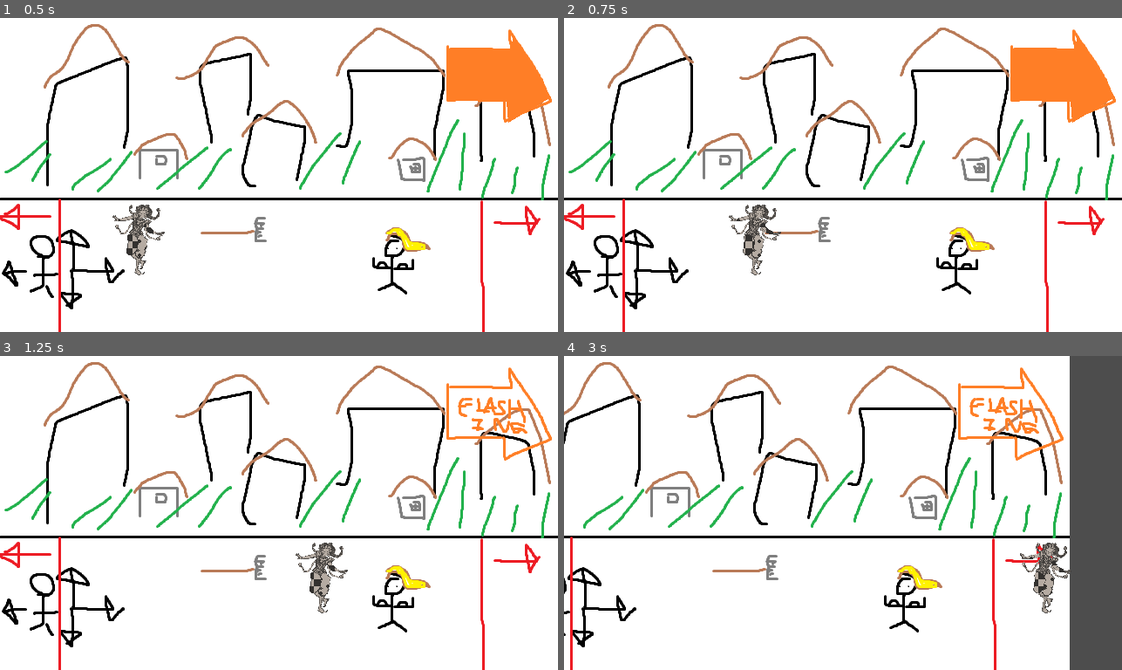
Above: before the commit, frames 1-4 (two rows, left to right).
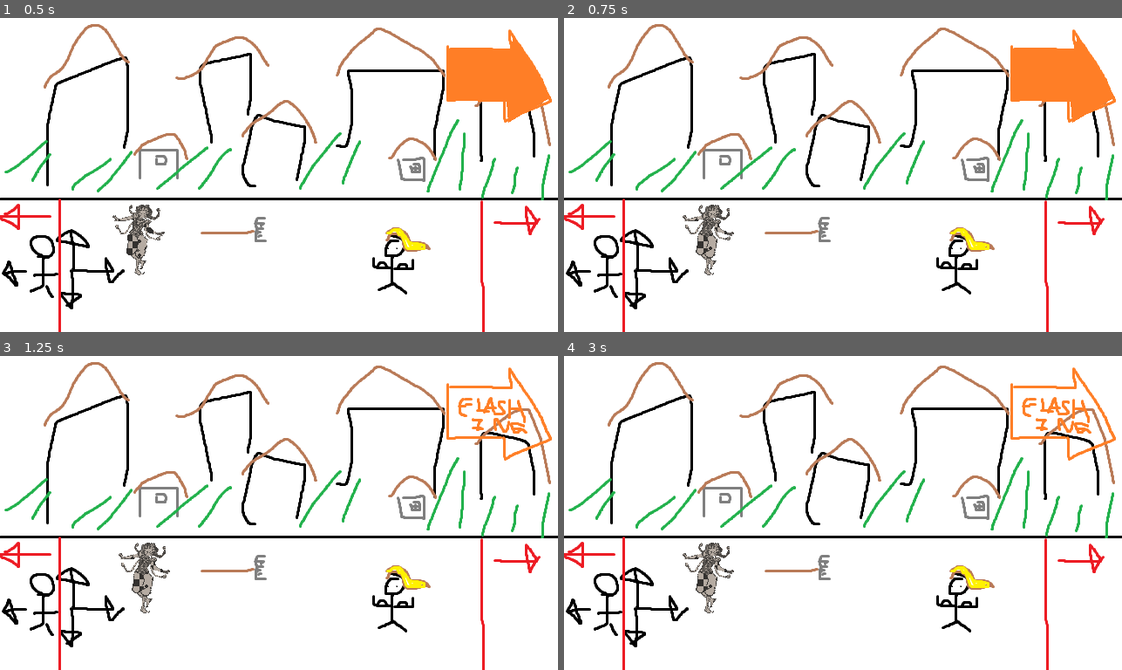
Above: after the commit, the same moments.

Repository: danielday-dev/UOP-GGJ-2024
Game: Godot game, scene res://Scenes/Stage1.tscn
Same seed, same stepped clock (60 frames per second), same inputs: the game is played once before the commit and once after it.
Inputs:
- Up to frame 1 (0.5 s): no input
- Up to frame 2 (0.75 s): tap Enter at 0.5 s; hold D (move_right) from 0.53 s (still down); hold J (dodge, bound only after the commit) from 0.53 s (still down)
- Up to frame 3 (1.25 s): keep holding D (move_right); keep holding J (dodge, bound only after the commit); tap U (attack1, bound only after the commit) at 0.8 s
- Up to frame 4 (3 s): release D (move_right) at 1.28 s; release J (dodge, bound only after the commit) at 1.28 s; hold S (move_down) 1.28-2.03 s; tap U (attack1, bound only after the commit) at 1.35 s; tap I (attack2, bound only after the commit) at 1.55 s; hold D (move_right) 2.03-2.78 s; hold I (attack2, bound only after the commit) 2.03-2.78 s; tap K (beans, bound only after the commit) at 2.3, 2.85 s; hold W (move_up) from 2.78 s (still down)

Frame 1 is identical in both runs. In frame 2, 1.5% of the frame differs, in the area x 21-39%, y 59-82%; in frame 3, 1.5%; in frame 4, 24%, in the area x 0-100%, y 0-100%.

Commit message:
added a lot to enemies and started work on their control

Diff:
--- /dev/null
+++ b/Prefabs/Enemy.tscn
@@ -0,0 +1,61 @@
+[gd_scene load_steps=8 format=3 uid="uid://ymj72rk301d8"]
+
+[ext_resource type="Script" path="res://Source/Enemy.gd" id="1_clj3o"]
+[ext_resource type="Texture2D" uid="uid://bt6u3q54udja6" path="res://Resources/DefaultTexture.png" id="1_oyk4n"]
+[ext_resource type="Script" path="res://Resources/AttackInfo.gd" id="2_bf8y4"]
+
+[sub_resource type="Resource" id="Resource_m1hbh"]
+script = ExtResource("2_bf8y4")
+range = 0.0
+speedMulitplier = 0.0
+animation = &""
+priority = 0.0
+damage = 0.0
+hurtboxName = &""
+nextState = 0
+
+[sub_resource type="SpriteFrames" id="SpriteFrames_peagi"]
+animations = [{
+"frames": [],
+"loop": true,
+"name": &"idle",
+"speed": 5.0
+}, {
+"frames": [],
+"loop": true,
+"name": &"lightAttack",
+"speed": 5.0
+}, {
+"frames": [{
+"duration": 1.0,
+"texture": ExtResource("1_oyk4n")
+}],
+"loop": true,
+"name": &"moving",
+"speed": 5.0
+}]
+
+[sub_resource type="CapsuleShape2D" id="CapsuleShape2D_2ac44"]
+
+[sub_resource type="RectangleShape2D" id="RectangleShape2D_y3ru7"]
+size = Vector2(20, 36)
+
+[node name="Enemy" type="CharacterBody2D"]
+script = ExtResource("1_clj3o")
+SPEED = null
+momentumDampening = null
+Attacks = Array[ExtResource("2_bf8y4")]([SubResource("Resource_m1hbh")])
+
+[node name="Sprite" type="AnimatedSprite2D" parent="."]
+texture_filter = 1
+sprite_frames = SubResource("SpriteFrames_peagi")
+animation = &"idle"
+
+[node name="Collider_Body" type="CollisionShape2D" parent="."]
+shape = SubResource("CapsuleShape2D_2ac44")
+
+[node name="EnemyHitbox" type="Area2D" parent="."]
+
+[node name="HitboxCollider" type="CollisionShape2D" parent="EnemyHitbox"]
+position = Vector2(0, 1)
+shape = SubResource("RectangleShape2D_y3ru7")
--- a/Prefabs/Player.tscn
+++ b/Prefabs/Player.tscn
@@ -1,23 +1,66 @@
-[gd_scene load_steps=6 format=3 uid="uid://w0vu14krjed8"]
+[gd_scene load_steps=11 format=3 uid="uid://w0vu14krjed8"]
 
 [ext_resource type="Script" path="res://Source/Player.gd" id="1_5tybj"]
 [ext_resource type="Texture2D" uid="uid://dcbfl12e1436o" path="res://Resources/Player/Player_Temp.png" id="2_e2lat"]
 [ext_resource type="Material" uid="uid://cwsdio01qvcmn" path="res://Resources/Player/Player_Shader.tres" id="2_se5sf"]
+[ext_resource type="Texture2D" uid="uid://qs87400yivoc" path="res://Resources/Player/Player_Mask_Grid.png" id="3_br0mr"]
+[ext_resource type="Texture2D" uid="uid://bt6u3q54udja6" path="res://Resources/DefaultTexture.png" id="4_74ljy"]
 
 [sub_resource type="SpriteFrames" id="SpriteFrames_l2o41"]
 animations = [{
 "frames": [{
 "duration": 1.0,
+"texture": ExtResource("3_br0mr")
+}],
+"loop": false,
+"name": &"beans",
+"speed": 5.0
+}, {
+"frames": [{
+"duration": 1.0,
+"texture": ExtResource("4_74ljy")
+}],
+"loop": false,
+"name": &"featherHeavy",
+"speed": 5.0
+}, {
+"frames": [{
+"duration": 1.0,
+"texture": ExtResource("4_74ljy")
+}],
+"loop": false,
+"name": &"featherLight",
+"speed": 5.0
+}, {
+"frames": [{
+"duration": 1.0,
 "texture": ExtResource("2_e2lat")
 }],
 "loop": true,
-"name": &"default",
+"name": &"idle",
+"speed": 5.0
+}, {
+"frames": [{
+"duration": 1.0,
+"texture": ExtResource("2_e2lat")
+}],
+"loop": true,
+"name": &"moving",
 "speed": 5.0
 }]
 
 [sub_resource type="CapsuleShape2D" id="CapsuleShape2D_65r7v"]
 radius = 14.0
 height = 34.0
+
+[sub_resource type="RectangleShape2D" id="RectangleShape2D_04agm"]
+size = Vector2(24, 32.75)
+
+[sub_resource type="RectangleShape2D" id="RectangleShape2D_5oplk"]
+size = Vector2(53, 20)
+
+[sub_resource type="RectangleShape2D" id="RectangleShape2D_8fcfc"]
+size = Vector2(59, 33)
 
 [node name="Player" type="CharacterBody2D"]
 script = ExtResource("1_5tybj")
@@ -28,6 +71,27 @@
 position = Vector2(1, -29)
 scale = Vector2(0.16, 0.16)
 sprite_frames = SubResource("SpriteFrames_l2o41")
+animation = &"beans"
 
 [node name="Collider_Body" type="CollisionShape2D" parent="."]
 shape = SubResource("CapsuleShape2D_65r7v")
+
+[node name="Hitbox" type="Area2D" parent="."]
+
+[node name="HitboxCollider" type="CollisionShape2D" parent="Hitbox"]
+position = Vector2(0, 0.625)
+shape = SubResource("RectangleShape2D_04agm")
+
+[node name="LightFeatherHurtbox" type="Area2D" parent="."]
+monitorable = false
+
+[node name="HurtboxCollider" type="CollisionShape2D" parent="LightFeatherHurtbox"]
+position = Vector2(37.5, 2)
+shape = SubResource("RectangleShape2D_5oplk")
+
+[node name="HeavyFeatherHurtbox" type="Area2D" parent="."]
+monitorable = false
+
+[node name="HurtboxCollider" type="CollisionShape2D" parent="HeavyFeatherHurtbox"]
+position = Vector2(40.5, 2.5)
+shape = SubResource("RectangleShape2D_8fcfc")
--- /dev/null
+++ b/Resources/AttackInfo.gd
@@ -0,0 +1,19 @@
+extends Resource
+class_name AttackInfo
+
+
+@export var range : float = 0
+@export var speedMulitplier : float = 0
+@export var animation : StringName = ""
+@export var priority : float = 0
+@export var damage : float = 0
+@export var hurtboxName : StringName = ""
+@export var nextState : EnemyState = EnemyState.Grounded
+
+enum EnemyState{
+	Grounded,
+	Airborne,
+	Attacking,
+	Stunned,
+	Prone,
+}
--- a/Scenes/Stage1.tscn
+++ b/Scenes/Stage1.tscn
@@ -32,37 +32,37 @@
 position = Vector2(1.19209e-07, 178)
 shape = SubResource("WorldBoundaryShape2D_1p385")
 
-[node name="Camera2D" type="Camera2D" parent="."]
+[node name="Camera" type="Camera2D" parent="."]
 script = ExtResource("3_lx5w6")
 
-[node name="GIANTORANGEARROW" type="Polygon2D" parent="Camera2D"]
+[node name="GIANTORANGEARROW" type="Polygon2D" parent="Camera"]
 position = Vector2(262, -60)
 color = Color(1, 0.498039, 0.152941, 1)
 polygon = PackedVector2Array(1, 0, -1, -24, -67, -25, -67, -85, 5, -84, 6, -102, 50, -29)
 
-[node name="ArrowTimer" type="Timer" parent="Camera2D/GIANTORANGEARROW"]
+[node name="ArrowTimer" type="Timer" parent="Camera/GIANTORANGEARROW"]
 autostart = true
 
-[node name="RightBorder" type="Area2D" parent="Camera2D"]
+[node name="RightBorder" type="Area2D" parent="Camera"]
 position = Vector2(-572, 209)
 
-[node name="CollisionShape2D" type="CollisionShape2D" parent="Camera2D/RightBorder"]
+[node name="CollisionShape2D" type="CollisionShape2D" parent="Camera/RightBorder"]
 position = Vector2(858, -104)
 shape = SubResource("RectangleShape2D_hww6s")
 
-[node name="Boundary4" type="CollisionShape2D" parent="Camera2D/RightBorder"]
+[node name="Boundary4" type="CollisionShape2D" parent="Camera/RightBorder"]
 position = Vector2(892, -96)
 rotation = -1.5708
 shape = SubResource("WorldBoundaryShape2D_1p385")
 
-[node name="LeftBorder" type="Area2D" parent="Camera2D"]
+[node name="LeftBorder" type="Area2D" parent="Camera"]
 position = Vector2(-286, 104.5)
 
-[node name="CollisionShape2D" type="CollisionShape2D" parent="Camera2D/LeftBorder"]
+[node name="CollisionShape2D" type="CollisionShape2D" parent="Camera/LeftBorder"]
 position = Vector2(1, 0.5)
 shape = SubResource("RectangleShape2D_81e8r")
 
-[node name="Boundary3" type="CollisionShape2D" parent="Camera2D/LeftBorder"]
+[node name="Boundary3" type="CollisionShape2D" parent="Camera/LeftBorder"]
 position = Vector2(-36, -4.5)
 rotation = 1.5708
 shape = SubResource("WorldBoundaryShape2D_1p385")
@@ -70,8 +70,12 @@
 [node name="Player" parent="." instance=ExtResource("1_qlw6n")]
 position = Vector2(-162, 102)
 
-[connection signal="timeout" from="Camera2D/GIANTORANGEARROW/ArrowTimer" to="Camera2D" method="_on_arrow_timer_timeout"]
-[connection signal="body_entered" from="Camera2D/RightBorder" to="Camera2D" method="_on_right_border_body_entered"]
-[connection signal="body_exited" from="Camera2D/RightBorder" to="Camera2D" method="_on_right_border_body_exited"]
-[connection signal="body_entered" from="Camera2D/LeftBorder" to="Camera2D" method="_on_left_border_body_entered"]
-[connection signal="body_exited" from="Camera2D/LeftBorder" to="Camera2D" method="_on_left_border_body_exited"]
+[node name="mobs" type="Node2D" parent="."]
+
+[node name="mobSpawnTimer" type="Timer" parent="mobs"]
+
+[connection signal="timeout" from="Camera/GIANTORANGEARROW/ArrowTimer" to="Camera" method="_on_arrow_timer_timeout"]
+[connection signal="body_entered" from="Camera/RightBorder" to="Camera" method="_on_right_border_body_entered"]
+[connection signal="body_exited" from="Camera/RightBorder" to="Camera" method="_on_right_border_body_exited"]
+[connection signal="body_entered" from="Camera/LeftBorder" to="Camera" method="_on_left_border_body_entered"]
+[connection signal="body_exited" from="Camera/LeftBorder" to="Camera" method="_on_left_border_body_exited"]
--- /dev/null
+++ b/Source/Enemy.gd
@@ -0,0 +1,87 @@
+extends CharacterBody2D
+
+
+# Get the gravity from the project settings to be synced with RigidBody nodes.
+#var gravity = ProjectSettings.get_setting("physics/2d/default_gravity")
+
+@export var SPEED:float = 300
+@export var momentumDampening:float = 40
+@export var Attacks : Array[AttackInfo]
+
+enum EnemyState{
+	Grounded,
+	Airborne,
+	Attacking,
+	Stunned,
+	Prone,
+}
+var enemyState : EnemyState = EnemyState.Grounded
+
+var attackInd: int = 0
+
+var player : CharacterBody2D
+
+func _ready():
+	player = get_node("/root/Player")
+	#player = get_tree().root.find_child("Player")
+
+func _physics_process(delta):
+	var distanceFromPlayer = position.distance_to(player.position)
+	var movement : Vector2 = position.direction_to(player.position)
+	var moveMultiplier = 0
+
+	# enemy attacks player when in range of attack
+	var jump :bool = true #########
+	match enemyState:
+		EnemyState.Grounded:
+			moveMultiplier = 1
+
+			if movement.x or movement.y:
+				setAnimation("moving")
+			else:
+				setAnimation("idle")
+
+			if jump:
+				enemyState = EnemyState.Airborne
+			else:
+				for attack in Attacks:
+					if distanceFromPlayer <= attack.range:
+						enemyState = EnemyState.Attacking
+						break
+		EnemyState.Airborne:
+			pass
+		EnemyState.Attacking:
+			match attackType:
+				AttackType.Light:
+					moveMultiplier = 0.5
+					$LightFeatherHurtbox.monitorable = true
+					setAnimation("lightAttack")
+
+				AttackType.Heavy:
+					moveMultiplier = 0.3
+					$HeavyFeatherHurtbox.monitorable = true
+					setAnimation("heavyAttack")
+
+			if animationEnded():
+				enemyState = EnemyState.Grounded
+				$LightFeatherHurtbox.monitorable = false
+				#$HeavyFeatherHurtbox.monitorable = false
+
+		EnemyState.Stunned:
+			pass
+		EnemyState.Prone:
+			pass
+
+	if (movement.x or movement.y) and moveMultiplier:
+		velocity = movement * SPEED * moveMultiplier
+	else:
+		velocity = velocity.move_toward(Vector2.ZERO, SPEED * delta * momentumDampening)
+
+	move_and_slide()
+
+func setAnimation(animation):
+	if $Sprite.get_animation() != animation:
+		$Sprite.play(animation)
+
+func animationEnded():
+	return $Sprite.frame_progress >= 1.0
--- a/Source/Player.gd
+++ b/Source/Player.gd
@@ -4,22 +4,97 @@
 @export var SPEED: float = 300.0;
 @export var momentumDampening :float = 40;
 
+enum PlayerState{
+	Grounded,
+	Airborne,
+	Dodging,
+	Attacking,
+	Stunned,
+	Prone,
+}
+var playerState : PlayerState = PlayerState.Grounded
 
+enum AttackType{
+	Light,
+	Heavy,
+	Beans,
+}
+var attackType : AttackType = AttackType.Beans
 # Get the gravity from the project settings to be synced with RigidBody nodes.
 #var gravity = ProjectSettings.get_setting("physics/2d/default_gravity")
 #const JUMP_VELOCITY = -400.0
 
 func _physics_process(delta):
-	var direction = Input.get_axis("move_left", "move_right")
-	if direction:
-		velocity.x = direction * SPEED
+	var moveMultiplier: float = 0
+
+
+	var movement : Vector2 = Vector2(Input.get_axis("move_left", "move_right"), Input.get_axis("move_up", "move_down")).normalized()
+	var attack1: bool = Input.is_action_pressed("attack1");
+	var attack2: bool = Input.is_action_pressed("attack2")
+	var dodge : bool = Input.is_action_pressed("dodge");
+	var beans : bool = Input.is_action_pressed("beans");
+	var jump : bool = Input.is_action_pressed("jump");
+
+	match playerState:
+		PlayerState.Grounded:
+			moveMultiplier = 1
+			if movement.x or movement.y:
+				setAnimation("moving")
+			else:
+				setAnimation("idle")
+			if attack1:
+				playerState = PlayerState.Attacking
+				attackType = AttackType.Light
+			elif attack2:
+				playerState = PlayerState.Attacking
+				attackType = AttackType.Heavy
+			elif dodge:
+				playerState = PlayerState.Dodging
+			elif beans:
+				playerState = PlayerState.Attacking
+				attackType = AttackType.Beans
+			elif jump:
+				playerState = PlayerState.Airborne
+		PlayerState.Airborne:
+			pass
+		PlayerState.Dodging:
+			$Hitbox.monitorable = false
+		PlayerState.Attacking:
+			match attackType:
+				AttackType.Light:
+					moveMultiplier = 0.6
+					$LightFeatherHurtbox.monitorable = true
+					setAnimation("featherLight")
+
+				AttackType.Heavy:
+					moveMultiplier = 0.4
+					$HeavyFeatherHurtbox.monitorable = true
+					setAnimation("featherHeavy")
+
+				AttackType.Beans:
+					moveMultiplier = 0.1
+					setAnimation("beans")
+
+			if animationEnded():
+				playerState = PlayerState.Grounded
+				$LightFeatherHurtbox.monitorable = false
+				$HeavyFeatherHurtbox.monitorable = false
+
+		PlayerState.Stunned:
+			pass
+		PlayerState.Prone:
+			pass
+
+	if (movement.x or movement.y) and moveMultiplier:
+		velocity = movement * SPEED * moveMultiplier
 	else:
-		velocity.x = move_toward(velocity.x, 0, SPEED * delta * momentumDampening)
-
-	var uppydowner = Input.get_axis("move_up", "move_down")
-	if uppydowner:
-		velocity.y = uppydowner * SPEED
-	else:
-		velocity.y = move_toward(velocity.y, 0, SPEED * delta * momentumDampening)
+		velocity = velocity.move_toward(Vector2.ZERO, SPEED * delta * momentumDampening)
 
 	move_and_slide()
+
+func setAnimation(animation):
+	if $Sprite.get_animation() != animation:
+		$Sprite.play(animation)
+
+func animationEnded():
+	return $Sprite.frame_progress >= 1.0
--- a/project.godot
+++ b/project.godot
@@ -42,11 +42,27 @@
 "events": [Object(InputEventKey,"resource_local_to_scene":false,"resource_name":"","device":-1,"window_id":0,"alt_pressed":false,"shift_pressed":false,"ctrl_pressed":false,"meta_pressed":false,"pressed":false,"keycode":0,"physical_keycode":68,"key_label":0,"unicode":100,"echo":false,"script":null)
 ]
 }
-attack={
+attack1={
 "deadzone": 0.5,
-"events": []
+"events": [Object(InputEventKey,"resource_local_to_scene":false,"resource_name":"","device":-1,"window_id":0,"alt_pressed":false,"shift_pressed":false,"ctrl_pressed":false,"meta_pressed":false,"pressed":false,"keycode":0,"physical_keycode":85,"key_label":0,"unicode":117,"echo":false,"script":null)
+]
+}
+attack2={
+"deadzone": 0.5,
+"events": [Object(InputEventKey,"resource_local_to_scene":false,"resource_name":"","device":-1,"window_id":0,"alt_pressed":false,"shift_pressed":false,"ctrl_pressed":false,"meta_pressed":false,"pressed":false,"keycode":0,"physical_keycode":73,"key_label":0,"unicode":105,"echo":false,"script":null)
+]
 }
 dodge={
+"deadzone": 0.5,
+"events": [Object(InputEventKey,"resource_local_to_scene":false,"resource_name":"","device":-1,"window_id":0,"alt_pressed":false,"shift_pressed":false,"ctrl_pressed":false,"meta_pressed":false,"pressed":false,"keycode":0,"physical_keycode":74,"key_label":0,"unicode":106,"echo":false,"script":null)
+]
+}
+beans={
+"deadzone": 0.5,
+"events": [Object(InputEventKey,"resource_local_to_scene":false,"resource_name":"","device":-1,"window_id":0,"alt_pressed":false,"shift_pressed":false,"ctrl_pressed":false,"meta_pressed":false,"pressed":false,"keycode":0,"physical_keycode":75,"key_label":0,"unicode":107,"echo":false,"script":null)
+]
+}
+jump={
 "deadzone": 0.5,
 "events": []
 }
